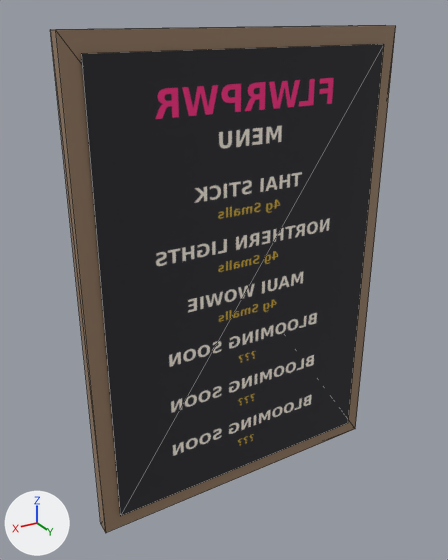
An edit to the glTF model flwrpwr-room/models/menu_board.glb, drawn before and after from the same camera.
Before and after are seen from a 50 mm camera at (1.34, 2.03, 1.07) aimed at (0.07, -0.08, 0.01). Lighting does not change. The marker at lower left points along +X, +Y and +Z. The first picture is the older version. Mesh edges are drawn as thin lines. Where no turn or scale is listed for an object, it has been applied to the vertices. Vertices at exactly the same position are counted once.

The older version as bpy lines, for what is in view:
```python
me_cube_065 = bpy.data.meshes.new('Cube.065')
me_cube_065.from_pydata(...)  # a box spanning x -0.72..0.72, y -0.03..0.03, z -1.02..1.02
me_cube_065.materials.append(mat_menu_frame)  # brown #997e65
me_plane_022 = bpy.data.meshes.new('Plane.022')
me_plane_022.from_pydata(...)  # 4 vertices, 2 faces; spans x -0.65..0.65, y 0.0, z -0.95..0.95
me_plane_022.materials.append(mat_menu_board)  # picture img_menu_board
ob_menu_board = bpy.data.objects.new('menu_board', me_plane_022)
ob_menu_board.location = (0.0, 0.0, 0.0)
ob_menu_frame = bpy.data.objects.new('menu_frame', me_cube_065)
ob_menu_frame.location = (0.0, -0.04, 0.0)
```
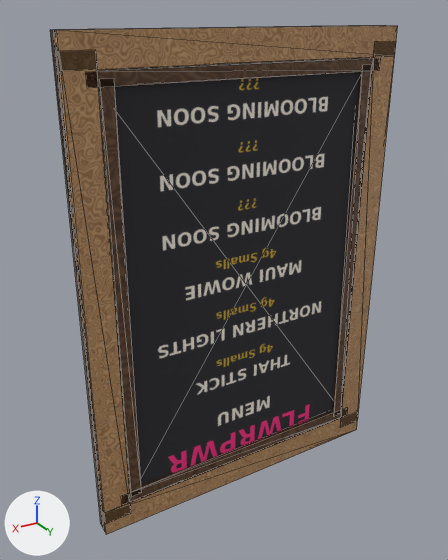
Where the change shows, as pixel boxes (x1, y1, x2, y2) in the pictures (448 x 560 px):
'menu_board', deleted
    before: (81, 44, 384, 516)
'menu_hd_menutex', added
    after: (97, 57, 370, 485)
'menu_frame', reshaped, moved
    before: (50, 25, 396, 533)
    after: (50, 25, 388, 531)
'menu_hd_oak', added (brown)
    after: (53, 26, 398, 535)
part 1 of me_cube_065, added (brown)
    after: (86, 58, 381, 88)
part 2 of me_cube_065, added
    after: (121, 408, 348, 505)
part 3 of me_cube_065, added (brown)
    after: (99, 79, 142, 496)
part 4 of me_cube_065, added (brown)
    after: (332, 65, 372, 416)
part 5 of me_cube_065, recoloured
    before: (50, 25, 396, 533)
    after: (50, 25, 388, 531)

Edits to the bpy script that builds the scene:
```text
Add img_wood_dark:
    img_wood_dark = load_image('wood_dark', '_unpacked/wood_dark', 512, 512, 'sRGB')
Add img_wood_oak:
    img_wood_oak = load_image('wood_oak', '_unpacked/wood_oak', 512, 512, 'sRGB')
Add mat_hd_darkwood:
    mat_hd_darkwood = principled_material('hd_darkwood')
    mat_hd_darkwood.texture = img_wood_dark
    mat_hd_darkwood.roughness = 0.55
Add mat_hd_oak:
    mat_hd_oak = principled_material('hd_oak')
    mat_hd_oak.texture = img_wood_oak
Change me_cube_065:
    used by ob_menu_frame; location = (0.0, -0.04, 0.0)
    remove me_cube_065.from_pydata(...)  # 8 vertices, 12 faces; spans x -0.72..0.72, y -0.03..0.03, z -1.02..1.02
    add me_cube_065.from_pydata(...)  # 48 vertices, 72 faces; spans x -0.72..0.72, y -0.03..0.05, z -1.02..1.02
    me_cube_065 part 1: a new loose piece, a box spanning x -0.64..0.64, y 0.015..0.045, z 0.845..0.895, in mat_hd_darkwood (picture img_wood_dark)
    me_cube_065 part 2: a new loose piece, a box spanning x -0.64..0.64, y 0.015..0.045, z -0.895..-0.845, in mat_hd_darkwood (picture img_wood_dark)
    me_cube_065 part 3: a new loose piece, a box spanning x 0.545..0.595, y 0.015..0.045, z -0.87..0.87, in mat_hd_darkwood (picture img_wood_dark)
    me_cube_065 part 4: a new loose piece, a box spanning x -0.595..-0.545, y 0.015..0.045, z -0.87..0.87, in mat_hd_darkwood (picture img_wood_dark)
    me_cube_065 part 5: 12 faces spanning x -0.72..0.72, y -0.03..0.03, z -1.02..1.02 switch from mat_menu_frame (brown #997e65) to mat_hd_darkwood (picture img_wood_dark)
    other edits to the shape of me_cube_065 do not show in these pictures
Add me_cube_001:
    me_cube_001.from_pydata(...)  # a box spanning x -0.72..0.72, y -0.02..0.02, z -0.06..0.06; a box spanning x -0.72..0.72, y -0.02..0.02, z -1.98..-1.86; a box spanning x 0.6..0.72, y -0.02..0.02, z -1.92..0.0; a box spanning x -0.72..-0.6, y -0.02..0.02, z -1.92..0.0
    me_cube_001.materials.append(mat_hd_oak)  # picture img_wood_oak
Add me_plane:
    me_plane.from_pydata(...)  # 4 vertices, 2 faces; spans x -0.65..0.65, y 0.0, z -0.98..0.98
    me_plane.materials.append(mat_menu_board)  # picture img_menu_board
Remove ob_menu_board:
    ob_menu_board = bpy.data.objects.new('menu_board', me_plane_022)
    ob_menu_board.location = (0.0, 0.0, 0.0)
Change ob_menu_frame:
    ob_menu_frame.location: (0.0, -0.04, 0.0) -> (0.0, -0.045, 0.0)
Add ob_menu_hd_oak:
    ob_menu_hd_oak = bpy.data.objects.new('menu_hd_oak', me_cube_001)
    ob_menu_hd_oak.location = (0.0, -0.02, 0.96)
Add ob_menu_hd_menutex:
    ob_menu_hd_menutex = bpy.data.objects.new('menu_hd_menutex', me_plane)
    ob_menu_hd_menutex.location = (0.0, -0.018, 0.0)
```
